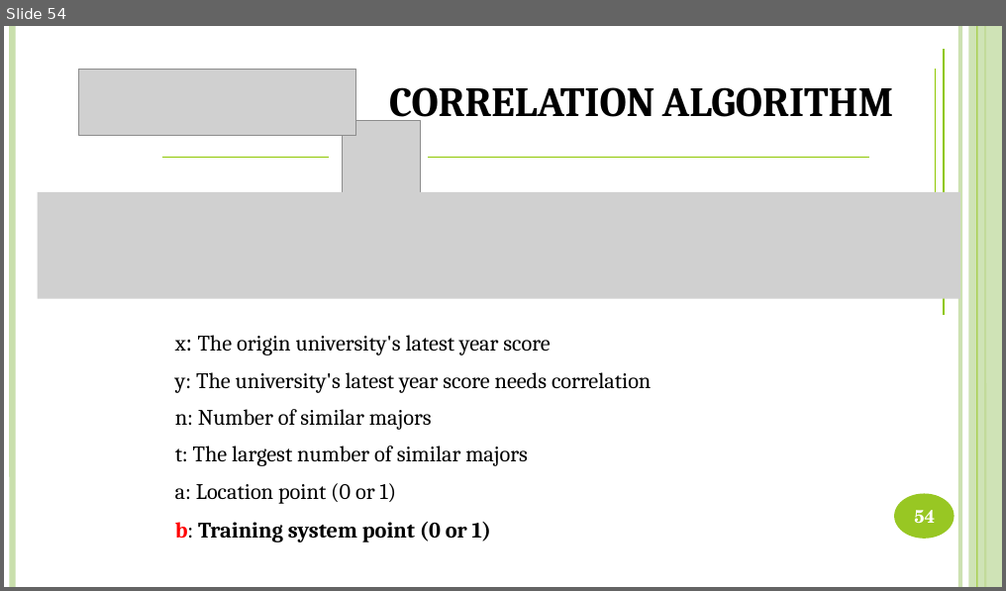
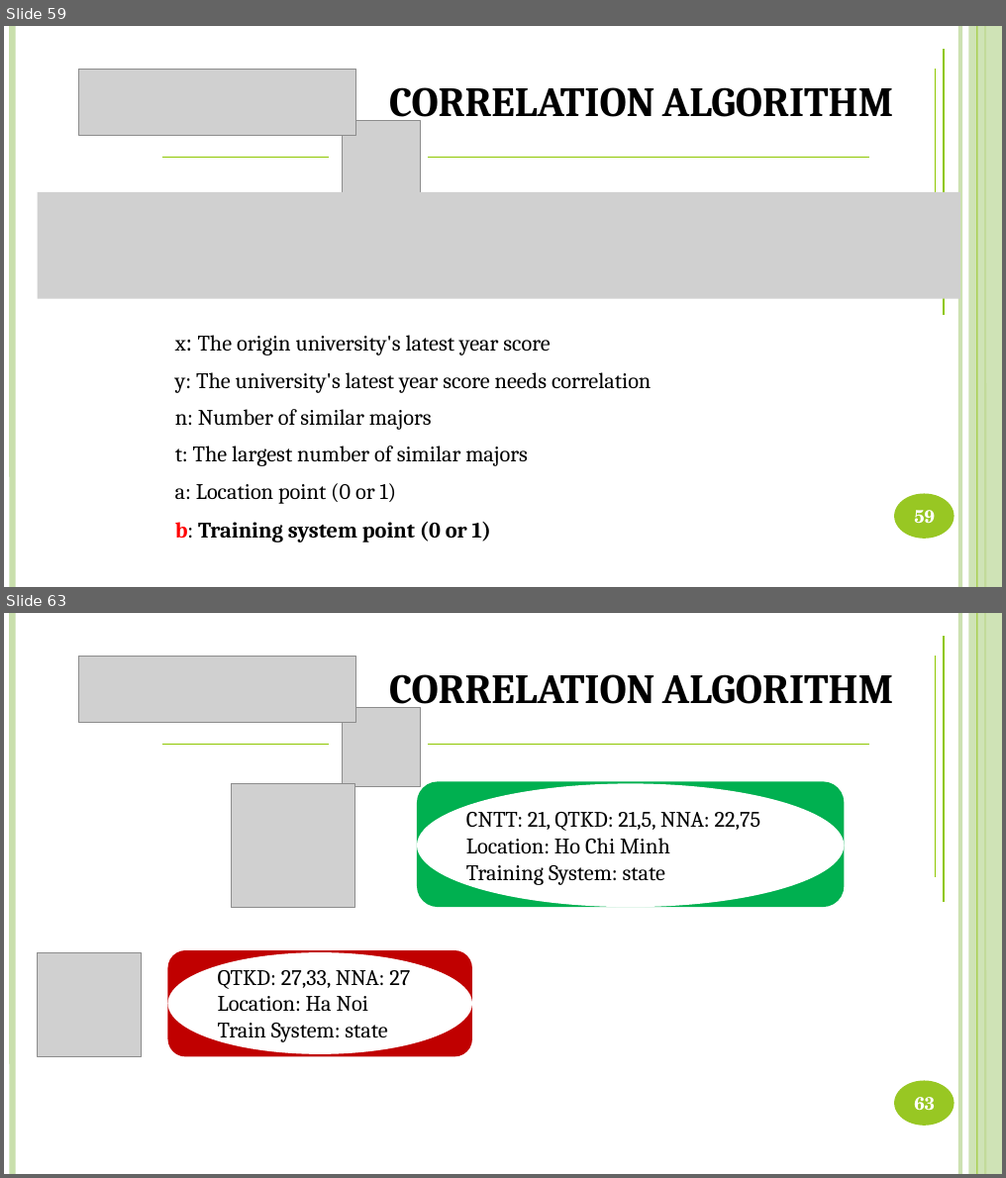
Before and after one commit to DanhLT2/Slide-Unistar, a slide deck: Slide-UniStar/UniStar.pptx. Shown one above the other, each under a label of ours: slide 54 before the commit, slides 59 and 63 after it; the slides between them are not shown. The pictures are 1006x591 and 1006x1178 pixels, drawn with LibreOffice and Linux fonts; fonts in the diff are those of the drawing; grey boxes stand for pictures. Boxes give left, top, right and bottom in pixels: in the first picture for what was removed or moved away, otherwise in the second. Text is boxed around its words. In the diff, an @@ line names an element or a change of style, - is before the commit and + after.

```diff
--- a/Slide-UniStar/UniStar.pptx
+++ b/Slide-UniStar/UniStar.pptx
@@ slide 63 added at [4, 613, 1002, 1174], background #FFFFFF; not listed: 6 template elements that a slide beside it also shows @@
@@ line added from (944, 902) to (944, 636), #8FC800 1 pt @@
@@ picture added at [79, 656, 356, 723] @@
@@ line added from (935, 877) to (935, 655), #8FC800 1 pt @@
@@ text added at [389, 674, 893, 713], 30 pt, text #000000, bold, small capitals @@
+CORRELATION ALGORITHM
@@ picture added at [342, 708, 420, 786] @@
@@ line added from (161, 744) to (329, 744), #8FC800 1 pt @@
@@ line added from (428, 744) to (869, 744), #8FC800 1 pt @@
@@ picture added at [232, 783, 355, 907] @@
@@ rounded rectangle added at [417, 781, 845, 907], fill #00B050 @@
@@ ellipse added at [417, 783, 845, 907], fill #FFFFFF @@
@@ text added at [466, 812, 761, 886], 16 pt, text #000000 @@
+CNTT: 21, QTKD: 21,5, NNA: 22,75
+Location: Ho Chi Minh
+Training System: state
@@ picture added at [37, 953, 141, 1057] @@
@@ rounded rectangle added at [167, 951, 472, 1058], fill #C00000 @@
@@ ellipse added at [167, 953, 472, 1055], fill #FFFFFF @@
@@ text added at [218, 964, 410, 1044], 16 pt, text #000000 @@
+QTKD: 27,33, NNA: 27
+Location: Ha Noi
+Train System: state
@@ page number added at [914, 1097, 935, 1111], 13 pt, text #FFFFFF, bold @@
+63
@@ what was slide 54 is now slide 59 @@
@@ page number at [914, 510, 935, 524]: text changed @@
-54
+59
```
Also in this commit, not shown: 14 slides changed, 20 other slides added, 5 slides removed, 2 other files.
